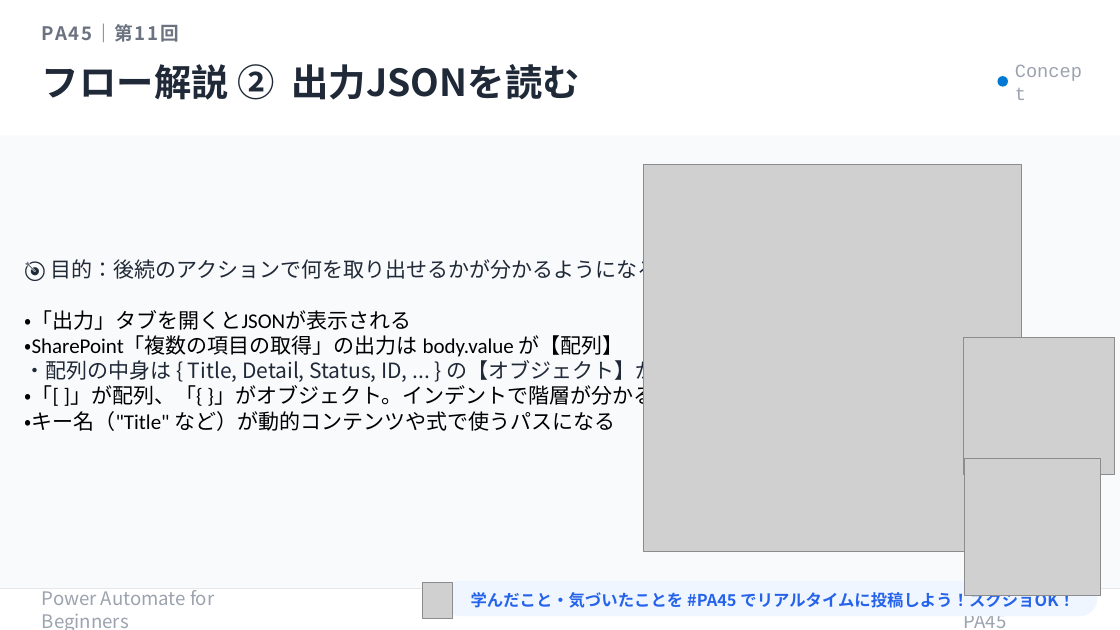
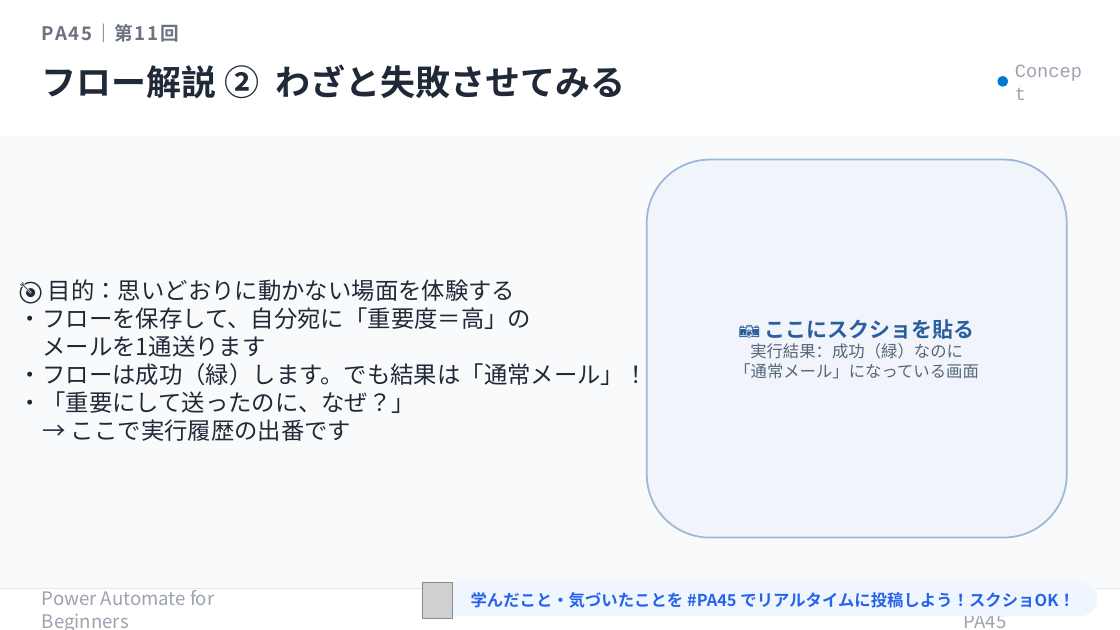
Before and after one commit to Haru-PowerPlatform/pa45, a slide deck: slide 13 of assets/pa45/P011_PA45_RunHistory_20260521.pptx (slide 12 before the commit). Drawn at 1120x630 pixels with LibreOffice and Linux fonts; fonts in the diff are those of the drawing; grey boxes stand for pictures. Boxes give left, top, right and bottom in pixels: in the first picture for what was removed or moved away, otherwise in the second. Text is boxed around its words. In the diff, an @@ line names an element or a change of style, - is before the commit and + after.

```diff
--- a/assets/pa45/P011_PA45_RunHistory_20260521.pptx
+++ b/assets/pa45/P011_PA45_RunHistory_20260521.pptx
@@ text at <box>42,64,626,99</box>: text changed; size 32 to 30 pt @@
-フロー解説 ② 出力JSONを読む
+フロー解説 ② わざと失敗させてみる
@@ picture removed at <box>644,165,1022,551</box> @@
@@ rounded rectangle added at <box>647,160,1067,538</box>, fill #F1F5FB, outline #9CB8D8 1.5 pt, 14 pt, text #556677 @@
+📷 ここにスクショを貼る
+実行結果：成功（緑）なのに
+「通常メール」になっている画面
@@ text at <box>19,279,648,441</box>: text changed; size 18 to 20 pt; font Calibri to Noto Sans CJK JP; text colour #000000 to #1F2937 @@
-🎯 目的：後続のアクションで何を取り出せるかが分かるようになる
-・「出力」タブを開くとJSONが表示される
-・SharePoint「複数の項目の取得」の出力は body.value が【配列】
-・配列の中身は { Title, Detail, Status, ID, ... } の【オブジェクト】が複数
-・「[ ]」が配列、「{ }」がオブジェクト。インデントで階層が分かる
-・キー名（"Title" など）が動的コンテンツや式で使うパスになる
+🎯 目的：思いどおりに動かない場面を体験する
+・フローを保存して、自分宛に「重要度＝高」の
+メールを1通送ります
+・フローは成功（緑）します。でも結果は「通常メール」！
+・「重要にして送ったのに、なぜ？」
+→ ここで実行履歴の出番です
@@ picture removed at <box>964,338,1114,475</box> @@
@@ picture removed at <box>965,459,1102,596</box> @@
```
Also in this commit, not shown: 15 other slides changed, 1 other file.
